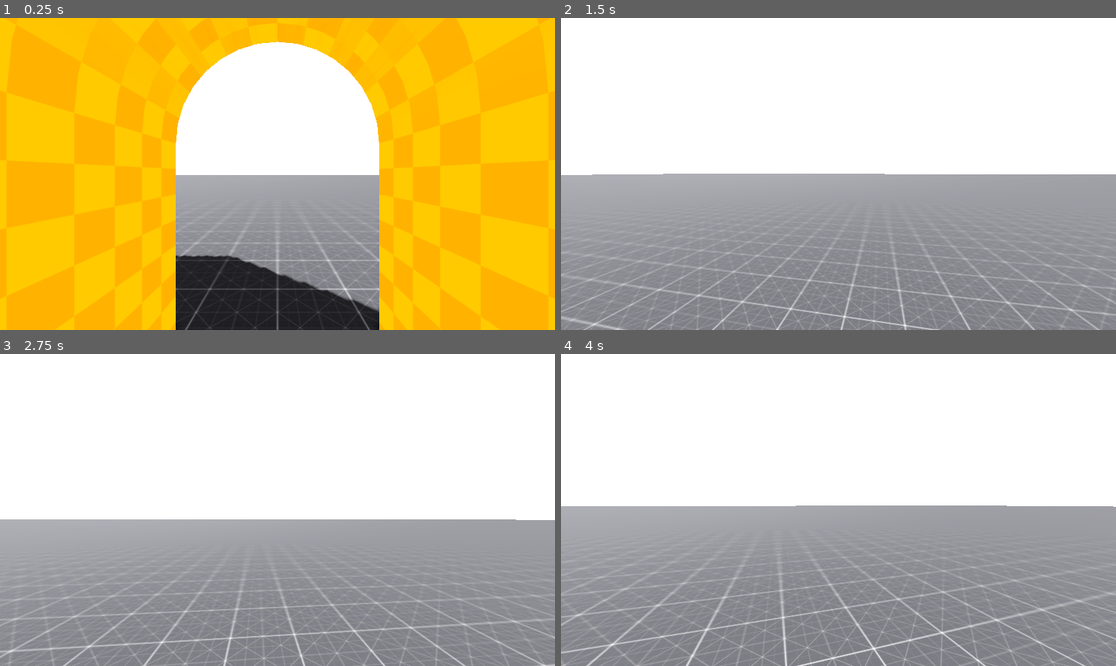
Above: before the commit, frames 1-4 (two rows, left to right).
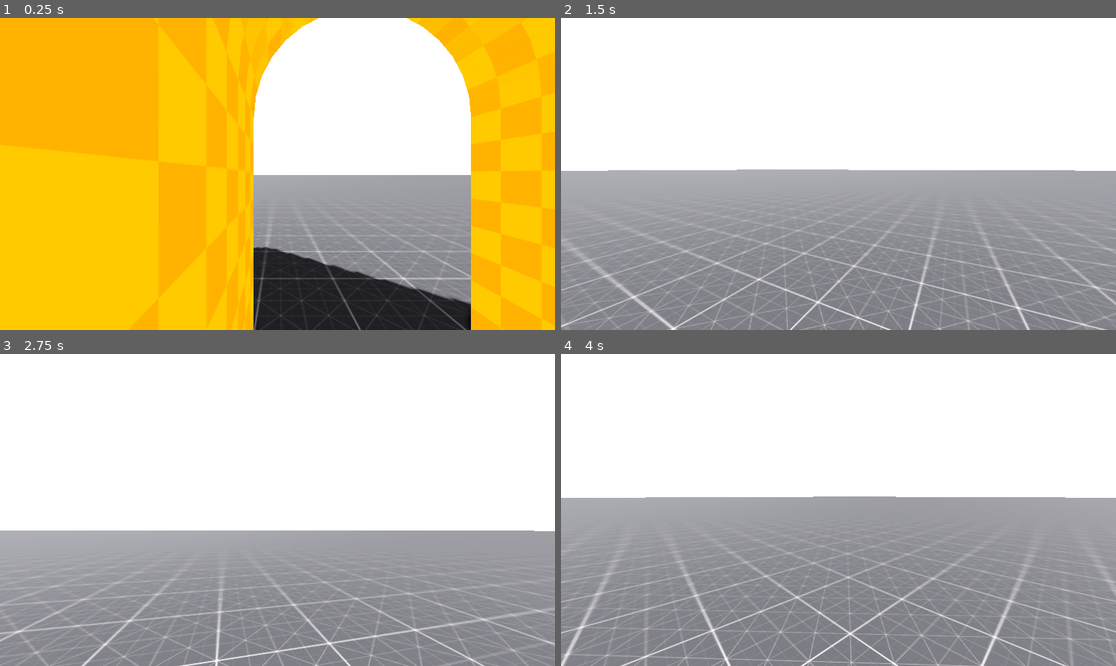
Above: after the commit, the same moments.

Repository: Alchigh/the-third-fear
Game: Godot game, scene res://scenes/gameworld.tscn
The game is run twice, just before and just after one commit, with the same random seed, the same clock (stepped at 60 frames per second) and the same inputs.
Inputs (mouse positions are in pixels of both pictures, inside the frame that each line leads up to):
- Up to frame 1 (0.25 s): no input
- Up to frame 2 (1.5 s): move the mouse to (866, 174) at 0.52 s; hold Ctrl (crouch) 0.53-1.28 s; hold W (forward) from 0.53 s (still down); tap Space (jump) at 0.77, 0.8, 1.07, 1.35 s; move the mouse to (810, 174) at 1.27 s
- Up to frame 3 (2.75 s): keep holding W (forward); tap Space (jump) at 1.52, 1.82, 2.3 s; tap Ctrl (crouch) at 1.55 s; move the mouse to (288, 503) at 2.02 s; hold Ctrl (crouch) from 2.03 s (still down)
- Up to frame 4 (4 s): keep holding W (forward); move the mouse to (832, 516) at 2.77 s; release Ctrl (crouch) at 2.78 s; tap Ctrl (crouch) at 2.85 s; tap Space (jump) at 3.02, 3.32, 3.6, 3.77 s; move the mouse to (877, 513) at 3.52 s

The runs differ from the first frame. In frame 1, 33% of the frame differs, in the area x 28-85%, y 0-100%; in frame 2, 5.6%; in frame 3, 7.4%; in frame 4, 8.0%.

Commit message:
2nd 1st person controller and fix for texture flickering.

Diff:
--- a/scenes/gameworld.tscn
+++ b/scenes/gameworld.tscn
@@ -2,8 +2,9 @@
 
 [ext_resource type="Texture2D" uid="uid://c0o0ws3otgsts" path="res://assets/grids/Dark/texture_04.png" id="1_xi8hl"]
 [ext_resource type="Material" uid="uid://bpyeiwau124tb" path="res://assets/materials/orange_grid.tres" id="3_8repx"]
-[ext_resource type="Environment" uid="uid://belkyvf25md22" path="res://env.tres" id="3_uqaac"]
+[ext_resource type="Environment" uid="uid://belkyvf25md22" path="res://assets/env.tres" id="3_uqaac"]
 [ext_resource type="PackedScene" uid="uid://bnnlobg0flifw" path="res://scenes/player.tscn" id="4_uqaac"]
+[ext_resource type="PackedScene" uid="uid://cfxjg6s8i8cje" path="res://scenes/simple_player.tscn" id="5_8repx"]
 
 [sub_resource type="CameraAttributesPractical" id="CameraAttributesPractical_bpavk"]
 dof_blur_far_enabled = true
@@ -20,6 +21,10 @@
 [node name="WorldEnvironment" type="WorldEnvironment" parent="." unique_id=1139203965]
 environment = ExtResource("3_uqaac")
 camera_attributes = SubResource("CameraAttributesPractical_bpavk")
+
+[node name="DirectionalLight3D" type="DirectionalLight3D" parent="." unique_id=1803482442]
+transform = Transform3D(0.7184896, -0.42151004, 0.5532649, -0.16095097, 0.6731005, 0.72182447, -0.67665917, -0.6076719, 0.41577318, 5.835122, 1.8160655, -4.6175694)
+shadow_enabled = true
 
 [node name="floor" type="CSGBox3D" parent="." unique_id=40046607]
 transform = Transform3D(1, 0, 0, 0, 1, 0, 0, 0, 1, 0, -0.5, 0)
@@ -50,8 +55,10 @@
 height = 4.0
 sides = 32
 
-[node name="player" parent="." unique_id=1458496913 instance=ExtResource("4_uqaac")]
+[node name="Player" parent="." unique_id=1394749679 instance=ExtResource("5_8repx")]
+transform = Transform3D(0.5, 0, 0, 0, 0.5, 0, 0, 0, 0.5, 0, 0, 0)
 
-[node name="DirectionalLight3D" type="DirectionalLight3D" parent="." unique_id=1803482442]
-transform = Transform3D(0.7184895, -0.42150998, 0.5532649, -0.16095096, 0.6731004, 0.7218243, -0.6766591, -0.60767186, 0.41577315, 5.835122, 1.8160655, -4.6175694)
-shadow_enabled = true
+[node name="P1" type="Node3D" parent="." unique_id=1559904135]
+visible = false
+
+[node name="player" parent="P1" unique_id=1458496913 instance=ExtResource("4_uqaac")]
--- a/scenes/simple_player.tscn
+++ b/scenes/simple_player.tscn
@@ -5,6 +5,9 @@
 [sub_resource type="CapsuleShape3D" id="CapsuleShape3D_u8vuu"]
 radius = 1.0
 height = 4.0
+
+[sub_resource type="SphereShape3D" id="SphereShape3D_o8fas"]
+radius = 0.9
 
 [node name="Player" type="CharacterBody3D" unique_id=1394749679]
 script = ExtResource("1_o8fas")
@@ -17,3 +20,8 @@
 transform = Transform3D(1, 0, 0, 0, 1, 0, 0, 0, 1, 0, 3, 0)
 
 [node name="Camera3D" type="Camera3D" parent="Head" unique_id=634278712]
+
+[node name="TopCast" type="ShapeCast3D" parent="." unique_id=1009012879]
+transform = Transform3D(1, 0, 0, 0, 1, 0, 0, 0, 1, 0, 2, 0)
+shape = SubResource("SphereShape3D_o8fas")
+target_position = Vector3(0, 1, 0)
--- a/scripts/player.gd
+++ b/scripts/player.gd
@@ -5,7 +5,7 @@
 const JUMP_VELOCITY = 4.5
 
 # Get the gravity from project settings
-var gravity = ProjectSettings.get_setting("physics/2d/default_gravity")
+var gravity = ProjectSettings.get_setting("physics/3d/default_gravity")
 
 @export var mouse_sense = 0.2
 
--- a/scripts/simple_player.gd
+++ b/scripts/simple_player.gd
@@ -1,28 +1,79 @@
 extends CharacterBody3D
 
+@export_group("Movement")
+## Movement speed
+@export var speed = 8
+## Movement acceleration
+@export var acceleration = 16.0
+## Jump height
+@export var jump = 8
 
-@export var speed = 5.0
-@export var jump = 4.5
+@export_subgroup("Crouch")
+@export var crouch_speed = 4.0
+@export var crouch_height = 2.0
+@export var crouch_transition = 8.0
 
+@export_group("Camera")
+## Camera moment speed
+@export var sensitivity = 0.5
+## Max angle when looking down
+@export var min_angle = -80
+## Max angle when looking up
+@export var max_angle = 90
+
+@onready var head: Node3D = $Head
+@onready var collision_shape: CollisionShape3D = $CollisionShape3D
+@onready var top_cast: ShapeCast3D = $TopCast
+
+# Get the gravity from project settings
+var gravity = 2 * ProjectSettings.get_setting("physics/3d/default_gravity")
+var look_rot : Vector2
+var stand_height : float
+
+func _ready():
+	#Hides the cursor
+	stand_height = collision_shape.shape.height
+	Input.set_mouse_mode(Input.MOUSE_MODE_CAPTURED)
 
 func _physics_process(delta: float) -> void:
-	# Add the gravity.
+	var move_speed = speed
+
 	if not is_on_floor():
-		velocity += get_gravity() * delta
-
-	# Handle jump.
-	if Input.is_action_just_pressed("jump") and is_on_floor():
-		velocity.y = jump
+		velocity.y -= gravity * delta
+	else:
+		if Input.is_action_just_pressed("jump"):
+			velocity.y = jump
+		elif Input.is_action_pressed("crouch") or top_cast.is_colliding():
+			move_speed = crouch_speed
+			crouch(delta)
+		else:
+			crouch(delta, true)
 
 	# Get the input direction and handle the movement/deceleration.
 	# As good practice, you should replace UI actions with custom gameplay actions.
 	var input_dir := Input.get_vector("left", "right", "forward", "backward")
 	var direction := (transform.basis * Vector3(input_dir.x, 0, input_dir.y)).normalized()
 	if direction:
-		velocity.x = direction.x * speed
-		velocity.z = direction.z * speed
+		velocity.x = lerp(velocity.x, direction.x * move_speed, acceleration * delta)
+		velocity.z = lerp(velocity.z, direction.z * move_speed, acceleration * delta)
 	else:
-		velocity.x = move_toward(velocity.x, 0, speed)
-		velocity.z = move_toward(velocity.z, 0, speed)
+		velocity.x = lerp(velocity.x, 0.0, acceleration * delta)
+		velocity.z = lerp(velocity.z, 0.0, acceleration * delta)
 
 	move_and_slide()
+
+	head.rotation_degrees.x = look_rot.x
+	rotation_degrees.y = look_rot.y
+
+func _input(event):
+	if event is InputEventMouseMotion:
+		look_rot.y -= (event.relative.x * sensitivity)
+		look_rot.x -= (event.relative.y * sensitivity)
+		look_rot.x = clamp(look_rot.x, min_angle, max_angle)
+
+func crouch(delta : float, reverse = false):
+	var target_height : float = crouch_height if not reverse else stand_height
+
+	collision_shape.shape.height = lerp(collision_shape.shape.height, target_height, crouch_transition * delta)
+	collision_shape.position.y = lerp(collision_shape.position.y, target_height * 0.5, crouch_transition * delta)
+	head.position.y = lerp(head.position.y, target_height - 1, crouch_transition * delta)
Renamed: env.tres -> assets/env.tres
Not shown, changed: TODO.md
